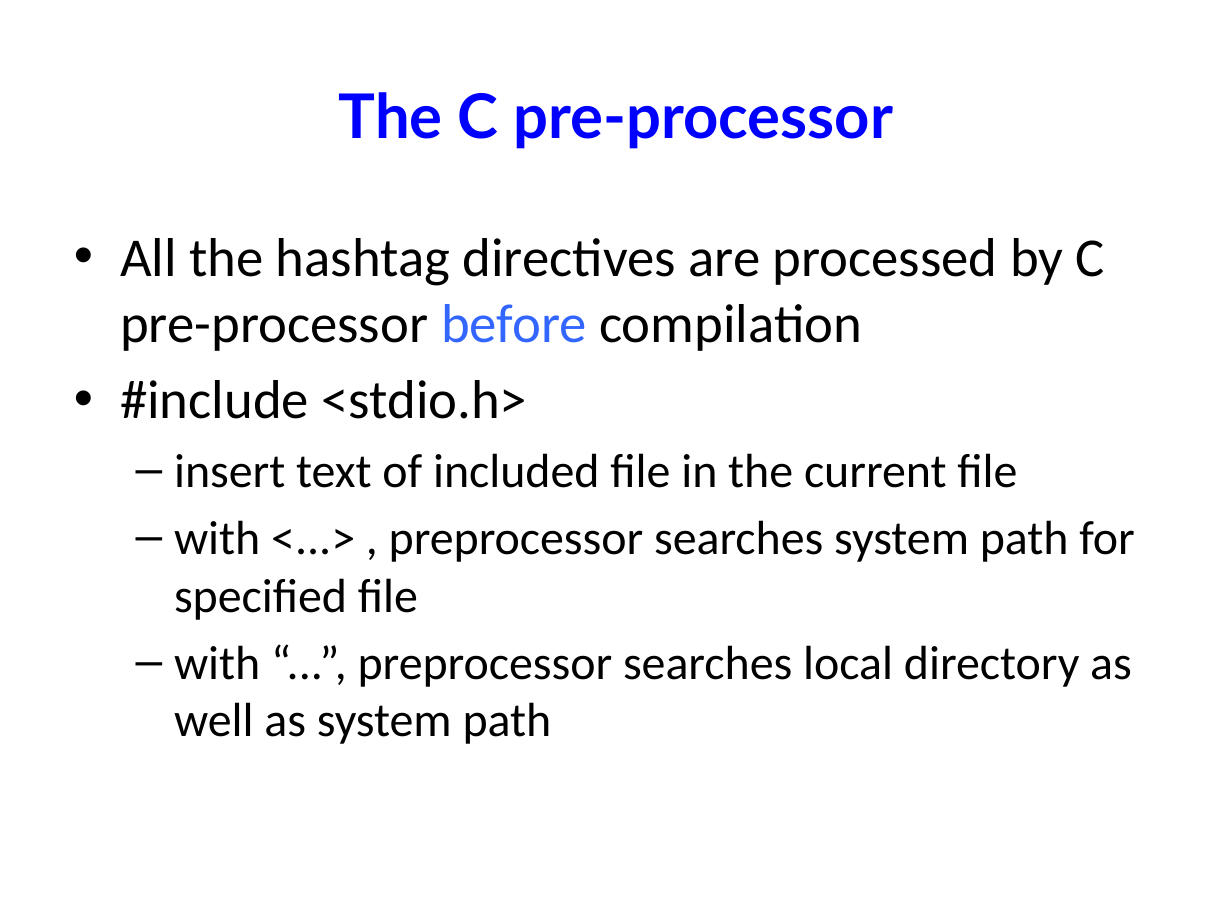
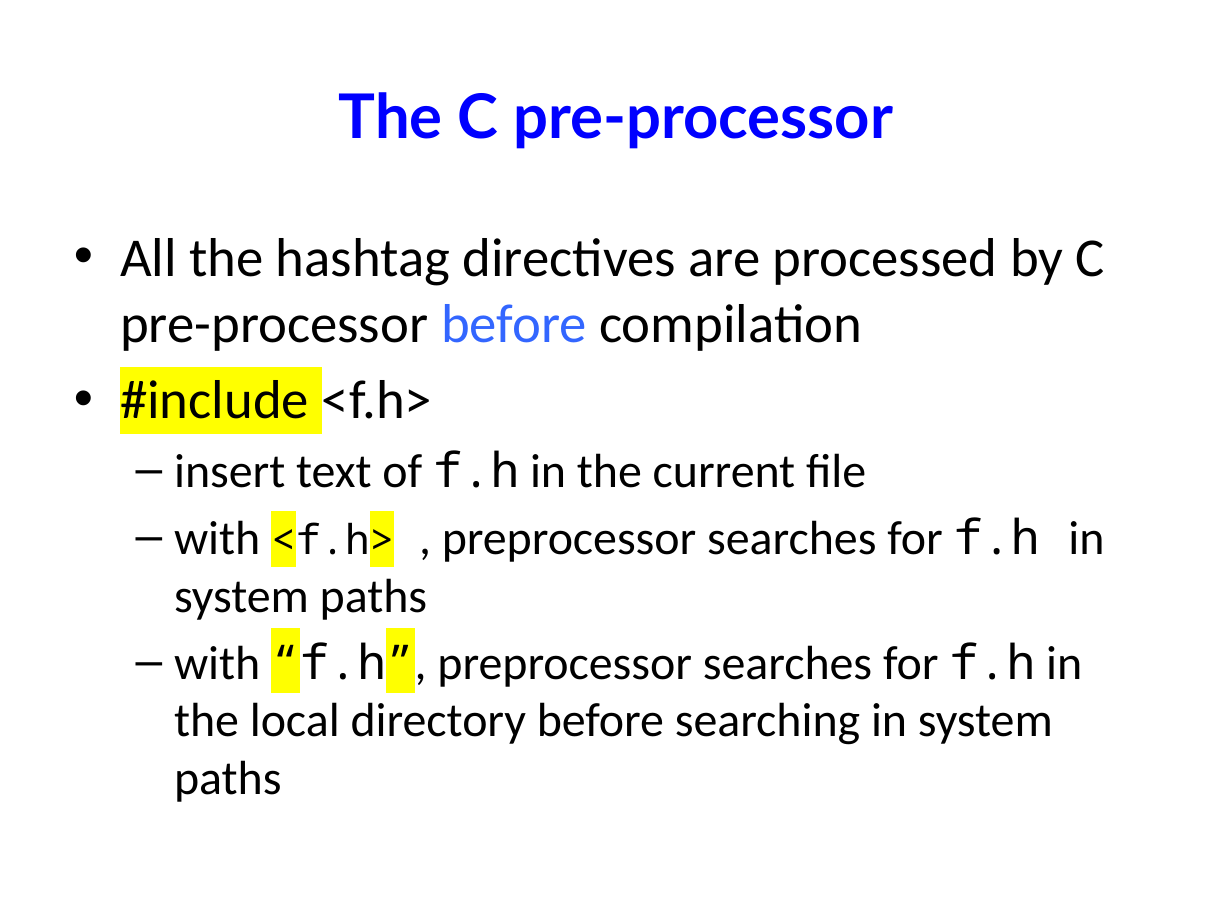
Before and after one commit to NYU-CSO/nyu-cso.github.io, a slide deck: slide 9 of notes/07-largec-io.pptx (slide 13 before the commit). Drawn at 1232x924 pixels with LibreOffice and Linux fonts; fonts in the diff are those of the drawing. Boxes give left, top, right and bottom in pixels: in the first picture for what was removed or moved away, otherwise in the second. Text is boxed around its words. In the diff, an @@ line names an element or a change of style, - is before the commit and + after.

```diff
--- a/notes/07-largec-io.pptx
+++ b/notes/07-largec-io.pptx
@@ text at [120,380,1104,802]: text changed @@
-• #include <stdio.h>
-  – insert text of included file in the current file
-  – with <...> , preprocessor searches system path for specified file
-  – with “...”, preprocessor searches local directory as well as system path
+• #include <f.h>
+  – insert text of f.h in the current file
+  – with <f.h> , preprocessor searches for f.h in system paths
+  – with “f.h”, preprocessor searches for f.h in the local directory before searching in system paths
```
Also in this commit, not shown: 11 other slides changed, 3 slides added, 9 slides removed, 6 other files.
